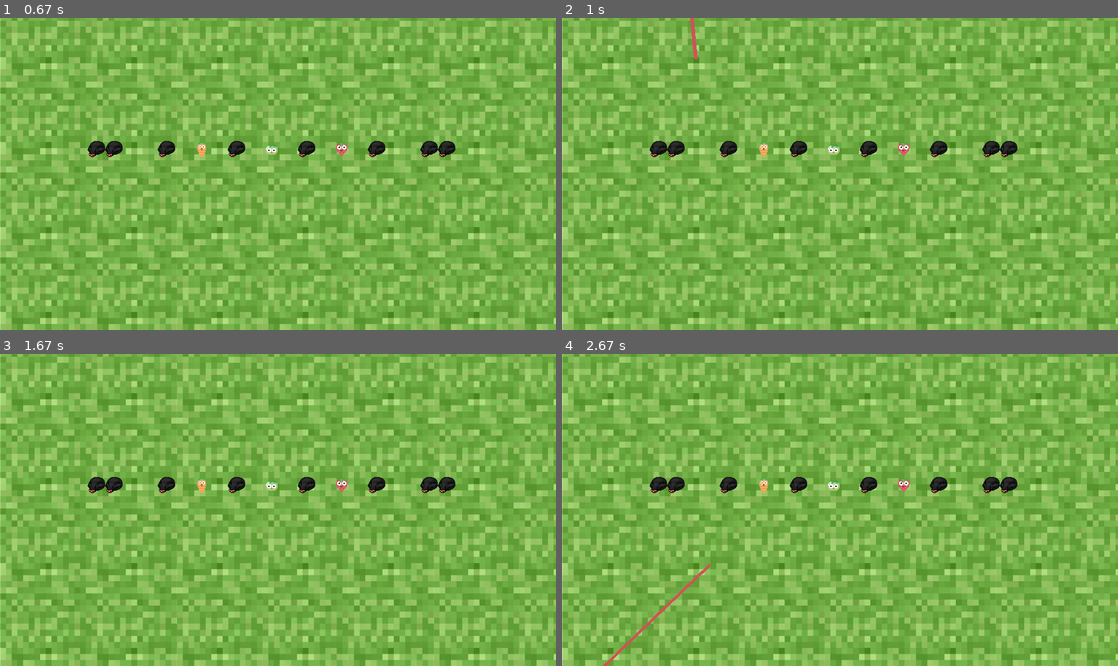
Above: before the commit, frames 1-4 (two rows, left to right).
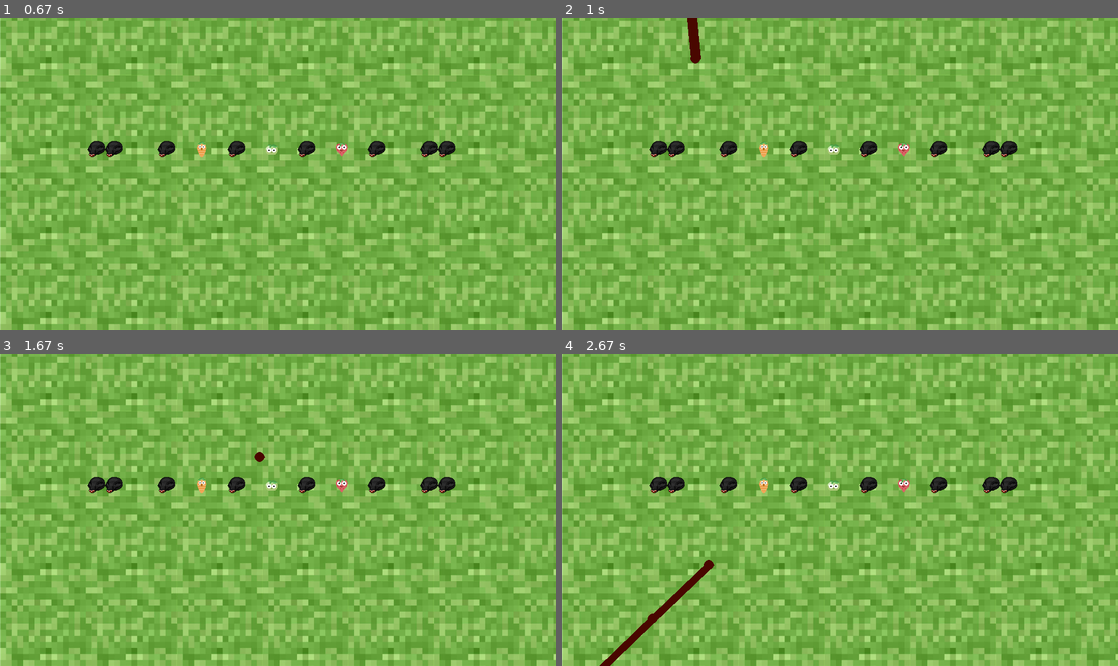
Above: after the commit, the same moments.

Repository: involodya/PyGameProject
Game: pygame game, started from main.py
The game is run twice, just before and just after one commit, with the same random seed, the same clock (stepped at 60 frames per second) and the same inputs.
Inputs (mouse positions are in pixels of both pictures, inside the frame that each line leads up to):
- Up to frame 1 (0.67 s): press the mouse at (144, 177) at 0.37 s; move the mouse to (239, 208) at 0.47 s; release the mouse at (333, 242) at 0.6 s
- Up to frame 2 (1 s): press the mouse at (706, 177) at 0.7 s; move the mouse to (701, 117) at 0.8 s; release the mouse at (695, 58) at 0.93 s
- Up to frame 3 (1.67 s): press the mouse at (144, 513) at 1.03 s; move the mouse to (216, 528) at 1.13 s; release the mouse at (283, 544) at 1.27 s; click (261, 456) at 1.38 s
- Up to frame 4 (2.67 s): press the mouse at (823, 456) at 1.7 s; move the mouse to (917, 478) at 1.8 s; release the mouse at (1012, 503) at 1.93 s; press the mouse at (823, 456) at 2.03 s; move the mouse to (928, 513) at 2.13 s; release the mouse at (1034, 572) at 2.27 s; press the mouse at (823, 456) at 2.37 s; move the mouse to (767, 510) at 2.47 s; release the mouse at (706, 566) at 2.6 s

Frame 1 is identical in both runs. In frame 2, 0.3% of the frame differs, in the area x 22-25%, y 0-15%; in frame 3, less than 0.1%; in frame 4, 0.6%, in the area x 6-28%, y 66-100%.

Commit message:
Eaten characters + circles

Diff:
--- a/main.py
+++ b/main.py
@@ -155,10 +155,11 @@
 fps = 60
 
 step = 1
-thickness = 6
+thickness = 16
 cell_size = 28
 
-main_object_color = pygame.Color('#CD5555')
+main_object_color = pygame.Color('#490700')
+
 
 all_sprites = pygame.sprite.Group()
 
@@ -219,6 +220,10 @@
             if from_coord[0] and to_coord[0]:
                 pygame.draw.line(screen, main_object_color,
                                  from_coord, to_coord, thickness)
+            if i == 0:
+                pygame.draw.circle(screen, main_object_color, from_coord, 8)
+            elif i == len(main_object) - 2:
+                pygame.draw.circle(screen, main_object_color, from_coord, 8)
     except IndexError:
         pass
 
Binary file changed: data/characters/apple.png
